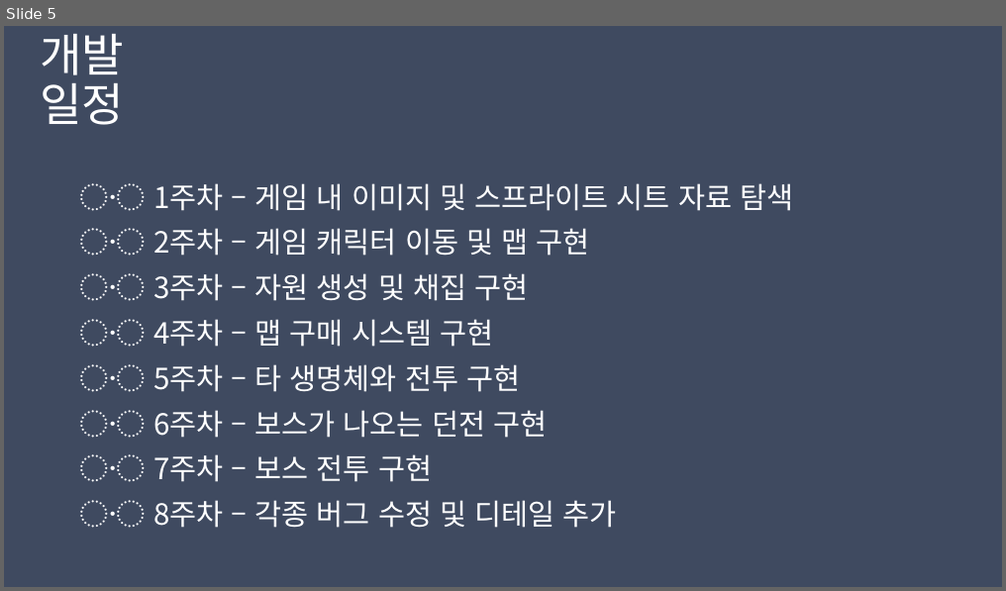
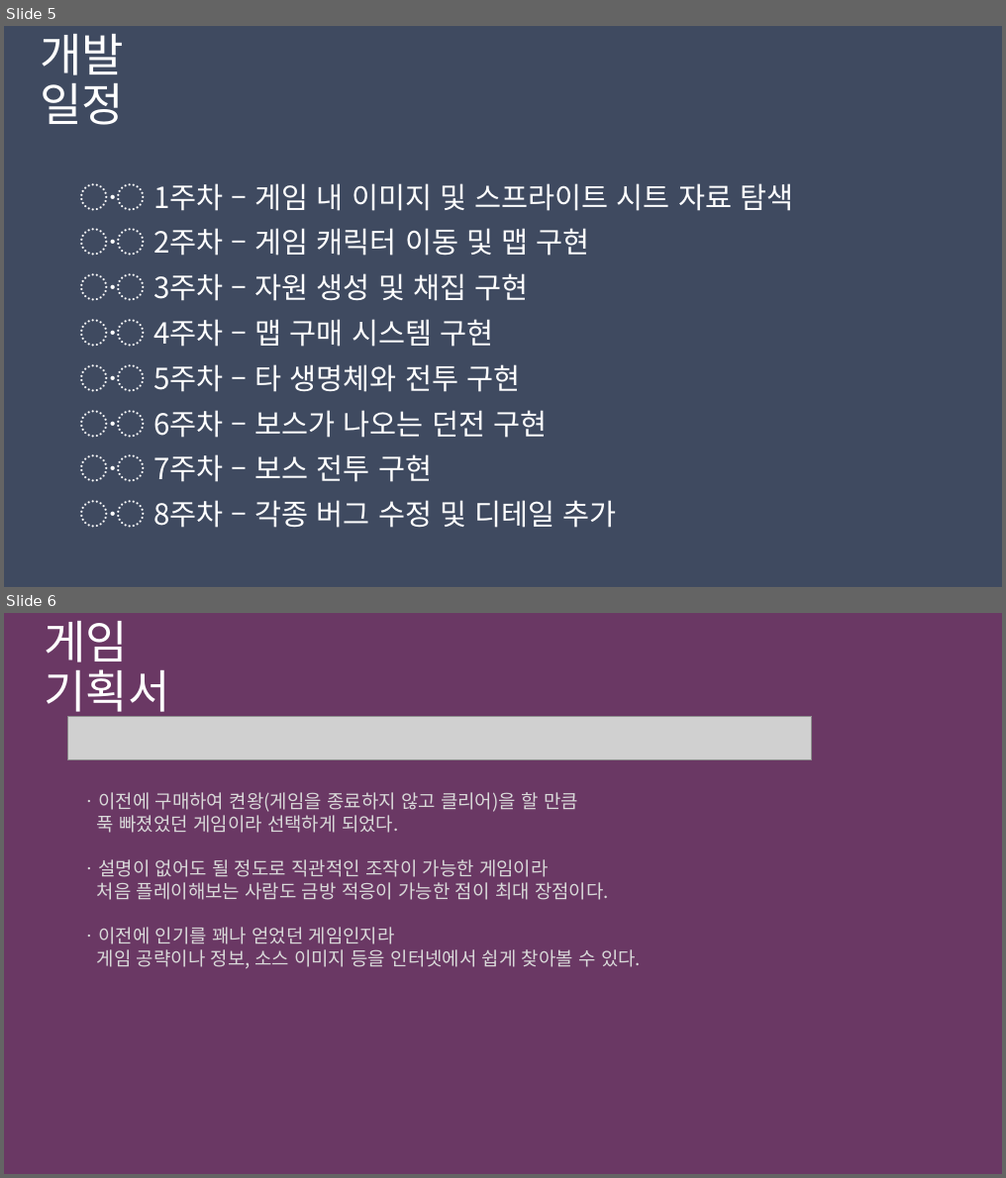
Before and after one commit to JunhoSong21/2DGP-Project, a slide deck: 1차발표.pptx. Shown one above the other, each under a label of ours: slide 5 before the commit, slides 5 and 6 after it. The pictures are 1006x591 and 1006x1178 pixels, drawn with LibreOffice and Linux fonts; fonts in the diff are those of the drawing; grey boxes stand for pictures. Boxes give left, top, right and bottom in pixels: in the first picture for what was removed or moved away, otherwise in the second. Text is boxed around its words. In the diff, an @@ line names an element or a change of style, - is before the commit and + after.

Commit message:
ppt 기획서 부분 다듬기

```diff
--- a/1차발표.pptx
+++ b/1차발표.pptx
@@ slide 6 added at bbox=[4, 613, 1002, 1174], background #501649 at 85% opacity @@
@@ title added at bbox=[44, 621, 169, 720], 44 pt, text #FFFFFF @@
+게임 기획서
@@ picture added at bbox=[67, 716, 812, 760] @@
@@ text added at bbox=[81, 792, 641, 969], 18 pt, text #D9D9D9 @@
+ㆍ이전에 구매하여 켠왕(게임을 종료하지 않고 클리어)을 할 만큼
+푹 빠졌었던 게임이라 선택하게 되었다.
+ㆍ설명이 없어도 될 정도로 직관적인 조작이 가능한 게임이라
+처음 플레이해보는 사람도 금방 적응이 가능한 점이 최대 장점이다.
+ㆍ이전에 인기를 꽤나 얻었던 게임인지라
+게임 공략이나 정보, 소스 이미지 등을 인터넷에서 쉽게 찾아볼 수 있다.
```
Also in this commit, not shown: 1 slide removed.
